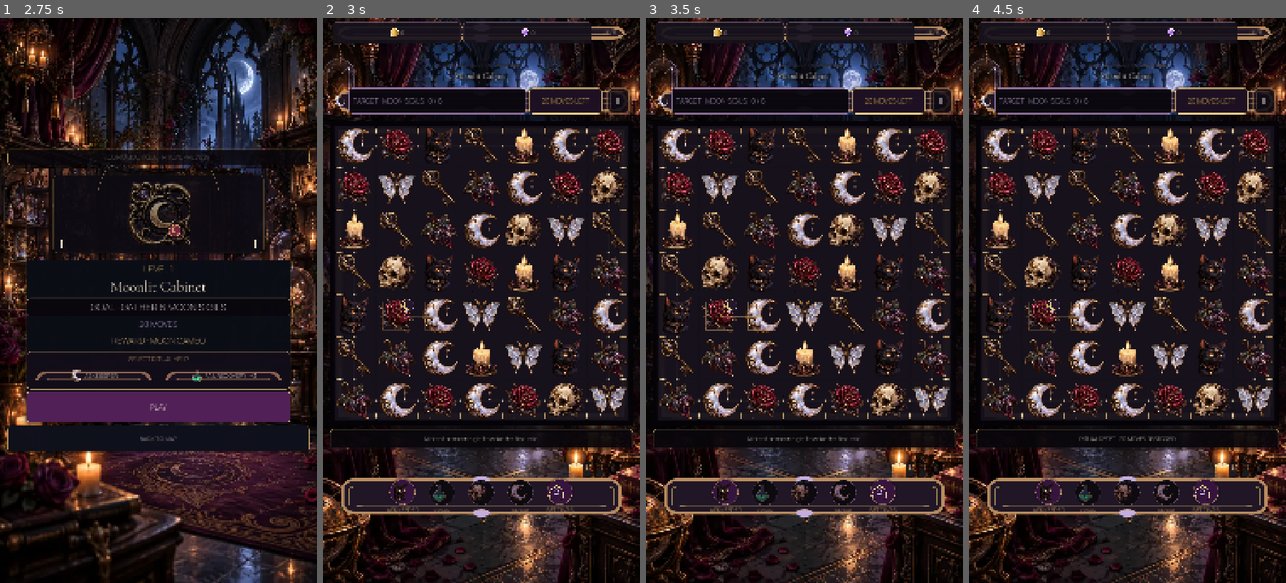
Above: before the commit, frames 1-4 (left to right).
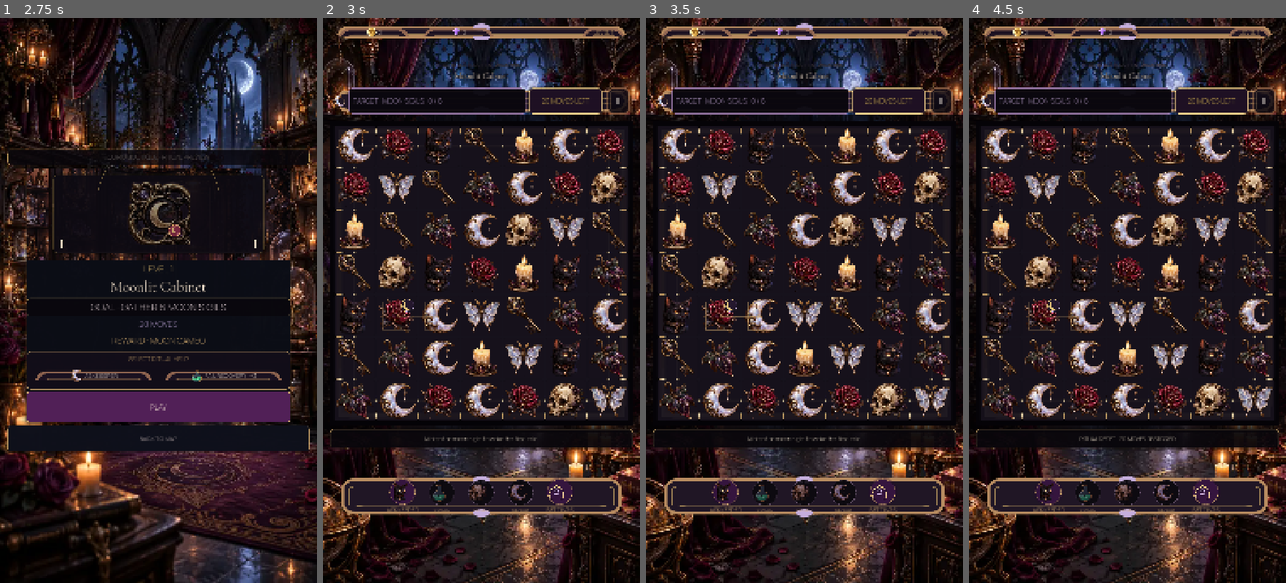
Above: after the commit, the same moments.

Repository: Jay-prodesign/akilta-match3
Game: Godot game, scene res://src/app/app_bootstrap.tscn
Two runs of this game, one before a commit and one after it. Both use one fixed random seed, a clock stepped at 60 frames per second and the inputs below.
Inputs:
- Up to frame 1 (2.75 s): click "ENTER THE HOUSE" at 0.5 s; click "PLAY LEVEL 1" at 1.25 s; click "1" at 2 s
- Up to frame 2 (3 s): click "PLAY" at 2.75 s
- Up to frame 3 (3.5 s): no input
- Up to frame 4 (4.5 s): click "Ⅱ" at 3.5 s; click "RESTART LEVEL" at 4.25 s

Frame 1 is identical in both runs. In frame 2, 2.0% of the frame differs, in the area x 3-96%, y 0-5%; in frame 3, 2.0%; in frame 4, 2.0%.

Commit message:
Compact gameplay resource header

Diff:
--- a/src/ui/gameplay/gameplay_screen.gd
+++ b/src/ui/gameplay/gameplay_screen.gd
@@ -117,7 +117,7 @@
 @onready var result_ritual: Control = $ResultOverlay/Card/Content/RewardRitual
 @onready var result_recovery_action: Button = $ResultOverlay/Card/Content/RecoveryAction
 @onready var result_action: Button = $ResultOverlay/Card/Content/Action
-@onready var _level_badge_label: Label = $ResourceBar/Resources/LevelBadge
+@onready var _level_badge_label: Label = $ResourceBar/Resources/LevelBadgePlate/LevelBadge
 @onready var _booster_tray: PanelContainer = $BoosterTray
 @onready var _hint_boost_button: Button = $BoosterTray/BoosterActions/HintSlot/HintBoost
 @onready var _sealed_boost_a: Button = $BoosterTray/BoosterActions/SealedSlotA/SealedBoostA
@@ -155,6 +155,9 @@
 	ProductionChrome.apply_primary($PauseOverlay/Card)
 	ProductionChrome.apply_primary($ResultOverlay/Card)
 	ProductionChrome.apply_gameplay_shell($ResourceBar, "resources")
+	ProductionChrome.apply_compact_panel($ResourceBar/Resources/CoinChip, "gameplay_coin_resource")
+	ProductionChrome.apply_compact_panel($ResourceBar/Resources/GemChip, "gameplay_gem_resource")
+	ProductionChrome.apply_compact_panel($ResourceBar/Resources/LevelBadgePlate, "gameplay_level_badge")
 	ProductionChrome.apply_gameplay_shell($Layout/HUDPlate, "objective")
 	ProductionChrome.apply_gameplay_shell($BoosterTray, "boosters")
 	ProductionChrome.apply_action_button(pause_button, "utility", "gameplay_pause")
@@ -1038,6 +1041,9 @@
 		"board_frame_asset_owner": String(($Layout/BoardView/OrnateFrame as Panel).get_meta("production_board_frame_owner", "")) == "BoardView",
 		"north_star_gameplay_geometry": ($ResourceBar as PanelContainer).offset_bottom - ($ResourceBar as PanelContainer).off …(284 unchanged characters)…
 		"gameplay_header_clearance": ($Layout as VBoxContainer).offset_top - ($ResourceBar as PanelContainer).offset_bottom >= 56.0,
+		"compact_resource_chips": ($ResourceBar/Resources/CoinChip as PanelContainer).size.x <= 300.0 and ($ResourceBar/Resources/GemChip as PanelContainer).size.x <= 300.0 and ($ResourceBar/Resources/LevelBadgePlate as PanelContainer).size.x <= 200.0,
+		"asset_backed_resource_chips": [$ResourceBar/Resources/CoinChip, $ResourceBar/Resources/GemChip, $ResourceBar/Resources/LevelBadgePlate].all(func(panel): return panel is PanelContainer and (panel as PanelContainer).get_theme_stylebox("panel") is StyleBoxTexture),
+		"level_badge_separated": ($ResourceBar/Resources/ResourceSpacer as Control).size_flags_horizontal == Control.SIZE_EXPAND_FILL,
 		"hint_booster_clearance": _booster_tray != null and hint_label != null and _booster_tray.global_position.y >= hint_label.global_position.y + hint_label.size.y + 12.0,
 		"resource_bar_height": ($ResourceBar as PanelContainer).offset_bottom - ($ResourceBar as PanelContainer).offset_top,
 		"hud_plate_height": ($Layout/HUDPlate as PanelContainer).custom_minimum_size.y,
--- a/src/ui/gameplay/gameplay_screen.tscn
+++ b/src/ui/gameplay/gameplay_screen.tscn
@@ -300,12 +300,12 @@
 [node name="Resources" type="HBoxContainer" parent="ResourceBar"]
 layout_mode = 2
 theme_override_constants/separation = 8
-alignment = 1
+alignment = 0
 
 [node name="CoinChip" type="PanelContainer" parent="ResourceBar/Resources"]
-custom_minimum_size = Vector2(0, 50)
-layout_mode = 2
-size_flags_horizontal = 3
+custom_minimum_size = Vector2(280, 64)
+layout_mode = 2
+size_flags_horizontal = 0
 theme_override_styles/panel = SubResource("ResourceChipStyle")
 
 [node name="Content" type="HBoxContainer" parent="ResourceBar/Resources/CoinChip"]
@@ -327,9 +327,9 @@
 text = "0"
 
 [node name="GemChip" type="PanelContainer" parent="ResourceBar/Resources"]
-custom_minimum_size = Vector2(0, 72)
-layout_mode = 2
-size_flags_horizontal = 3
+custom_minimum_size = Vector2(280, 64)
+layout_mode = 2
+size_flags_horizontal = 0
 theme_override_styles/panel = SubResource("ResourceChipStyle")
 
 [node name="Content" type="HBoxContainer" parent="ResourceBar/Resources/GemChip"]
@@ -350,8 +350,18 @@
 theme_override_font_sizes/font_size = 20
 text = "0"
 
-[node name="LevelBadge" type="Label" parent="ResourceBar/Resources"]
-custom_minimum_size = Vector2(124, 0)
+[node name="ResourceSpacer" type="Control" parent="ResourceBar/Resources"]
+layout_mode = 2
+size_flags_horizontal = 3
+mouse_filter = 2
+
+[node name="LevelBadgePlate" type="PanelContainer" parent="ResourceBar/Resources"]
+custom_minimum_size = Vector2(184, 64)
+layout_mode = 2
+size_flags_horizontal = 0
+theme_override_styles/panel = SubResource("ResourceChipStyle")
+
+[node name="LevelBadge" type="Label" parent="ResourceBar/Resources/LevelBadgePlate"]
 layout_mode = 2
 theme_override_colors/font_color = Color(0.831, 0.678, 0.439, 1)
 theme_override_font_sizes/font_size = 20
--- a/tests/unit/test_gameplay_authored_presentation_shell.gd
+++ b/tests/unit/test_gameplay_authored_presentation_shell.gd
@@ -31,6 +31,9 @@
 	_expect(bool(contract.get("board_frame_asset_owner", false)), "Gameplay board frame must be owned by the raster-backed BoardView rather than a second code-drawn panel border")
 	_expect(bool(contract.get("north_star_gameplay_geometry", false)), "Gameplay resource bar, target/moves HUD and lower tray must retain canonical North Star proportions")
 	_expect(bool(contract.get("gameplay_header_clearance", false)), "Gameplay level/title stack must clear the resource bar at real mobile scale")
+	_expect(bool(contract.get("compact_resource_chips", false)), "Gameplay coin/gem chips must stay compact instead of stretching into oversized blocks")
+	_expect(bool(contract.get("asset_backed_resource_chips", false)), "Gameplay coin/gem/level chips must use verified compact production chrome")
+	_expect(bool(contract.get("level_badge_separated", false)), "Gameplay level badge must remain a distinct right-side status chip")
 	_expect(float(contract.get("resource_bar_height", 0.0)) >= 76.0, "Gameplay resource strip must not collapse into a tiny utility row")
 	_expect(float(contract.get("hud_plate_height", 0.0)) >= 108.0, "Gameplay target/moves plate must keep its authored vertical hierarchy")
 	_expect(float(contract.get("booster_tray_height", 0.0)) >= 132.0, "Gameplay lower tray must keep the canonical booster-zone height")
@@ -56,6 +59,9 @@
 	_expect(objective != null and objective.text.begins_with("TARGET ·"), "Objective copy must read as a clear top target block")
 	_expect(moves != null and moves.custom_minimum_size.x >= 240.0 and moves.custom_minimum_size.y >= 88.0, "Moves must retain a distinct right-side counter block")
 	var resource_bar := screen.get_node_or_null("ResourceBar") as PanelContainer
+	var coin_chip := screen.get_node_or_null("ResourceBar/Resources/CoinChip") as PanelContainer
+	var gem_chip := screen.get_node_or_null("ResourceBar/Resources/GemChip") as PanelContainer
+	var level_badge_plate := screen.get_node_or_null("ResourceBar/Resources/LevelBadgePlate") as PanelContainer
 	var hud_plate := screen.get_node_or_null("Layout/HUDPlate") as PanelContainer
 	var booster_tray := screen.get_node_or_null("BoosterTray") as PanelContainer
 	_expect(resource_bar != null and resource_bar.offset_bottom - resource_bar.offset_top == 80.0, "Gameplay resource strip height drifted")
@@ -66,6 +72,9 @@
 	var hint_band := screen.get_node_or_null("Layout/Hint") as Label
 	_expect(hint_band != null and booster_tray.global_position.y >= hint_band.global_position.y + hint_band.size.y + 12.0, "Gameplay booster tray must not cover the hint band")
 	_expect(resource_bar != null and resource_bar.get_theme_stylebox("panel") is StyleBoxTexture, "Gameplay resource strip must use production chrome")
+	_expect(coin_chip != null and coin_chip.size.x <= 300.0 and coin_chip.get_theme_stylebox("panel") is StyleBoxTexture, "Gameplay coin chip must use compact asset-backed chrome")
+	_expect(gem_chip != null and gem_chip.size.x <= 300.0 and gem_chip.get_theme_stylebox("panel") is StyleBoxTexture, "Gameplay gem chip must use compact asset-backed chrome")
+	_expect(level_badge_plate != null and level_badge_plate.size.x <= 200.0 and level_badge_plate.get_theme_stylebox("panel") is StyleBoxTexture, "Gameplay level badge must use a compact asset-backed plate")
 	_expect(hud_plate != null and hud_plate.get_theme_stylebox("panel") is StyleBoxTexture, "Gameplay objective/moves HUD must use production chrome")
 	_expect(booster_tray != null and booster_tray.get_theme_stylebox("panel") is StyleBoxTexture, "Gameplay booster tray must use production chrome")
 	_expect(keeper != null and keeper.custom_minimum_size.y >= 88.0 and keeper.icon != null, "ASK KEEPER must retain a mobile touch target and production familiar art")
